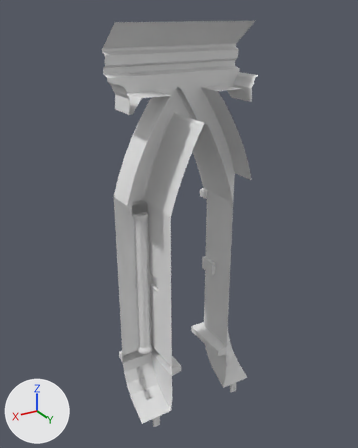
The FBX model Assets/Project/Art/Environment/Kit Jardins/SM_LongArch_5m.fbx as it was, and as the next commit left it.
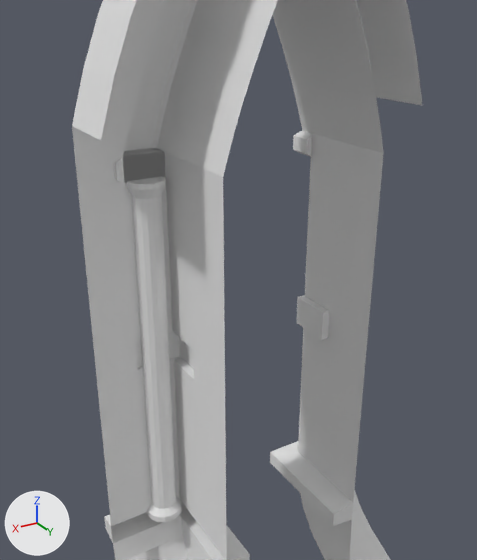
There are two pictures of each version: one whole from a camera (50 mm lens) standing at (3.45, 2.58, 15.39) and looking at (0.06, -3.07, 12.57), one close up from a camera (50 mm lens) standing at (2.01, 0.11, 13.73) and looking at (0.17, -2.96, 12.19). Arrows for +X, +Y and +Z are at lower left; the lights stay in place. Where no turn or scale is listed for an object, it has been applied to the vertices.

Objects in the first close-up: 'SM_LongArch_5m'.
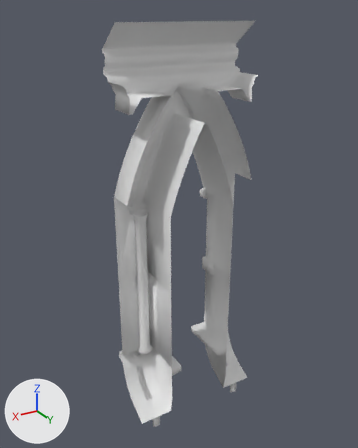
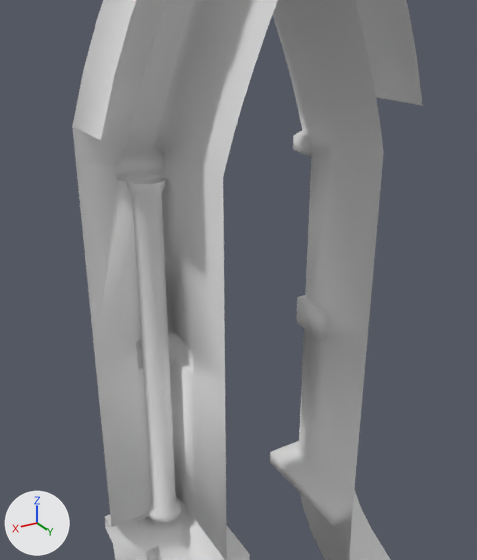
Boxes (x1, y1, x2, y2) around the edits, measured in the close-ups (477 x 560 px; the box of a moved part takes in the faces that stretch with it):
part 1 of me_sm_longarch_5m, moved or reshaped: before (72, 0, 423, 543); after (72, 0, 423, 527)

What changed in the scene script:
```text
Change me_sm_longarch_5m:
    used by ob_sm_longarch_5m; location = (0.0, -3.0, 10.0)
    remove me_sm_longarch_5m.from_pydata(...)  # 764 vertices, 672 faces; spans x -1.0..1.0, y -0.35..0.46, z -0.52..5.28
    add me_sm_longarch_5m.from_pydata(...)  # 764 vertices, 662 faces; spans x -1.0..1.0, y -0.35..0.46, z -0.52..5.28
    me_sm_longarch_5m part 1
    8 vertices are removed from x -1.0..1.0, y -0.2, z 0.54..2.95
    38 faces are deleted
    83 vertices in x -1.0..1.0, y -0.2, z 0.54..4.65 move by (0.0, 0.01, 0.0)
    4 vertices in x -0.45..0.45, y -0.17, z 2.83..2.92 move by (0.0, -0.05, 0.0)
    4 vertices in x -0.79..0.79, y -0.17, z 2.83..2.92 move by (0.0, -0.02, 0.0)
    8 vertices are added at x -1.0..1.0, y -0.19, z 0.54..2.95
    28 new faces join them
    me_sm_longarch_5m part 2: the surface is now shaded smooth
```
